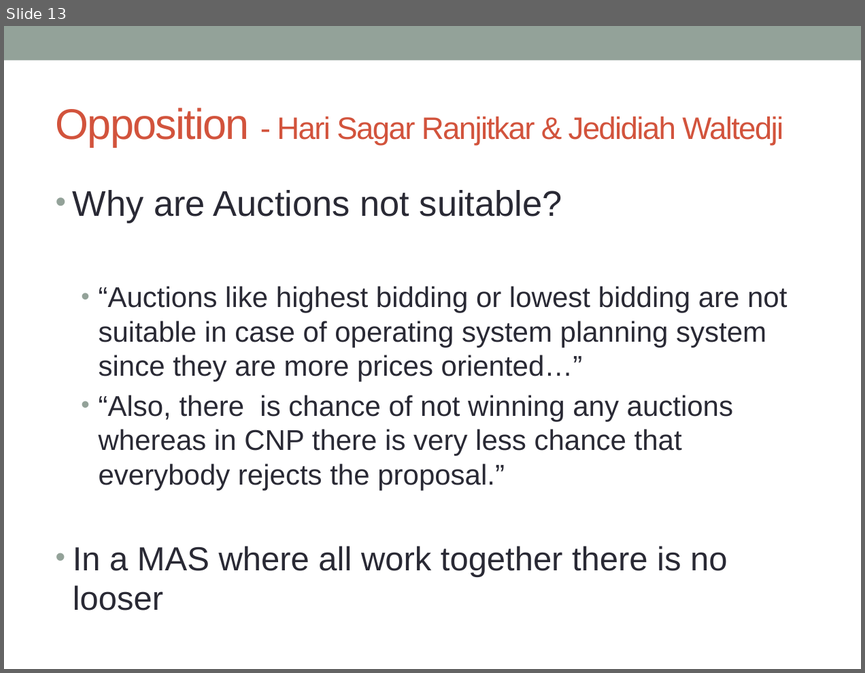
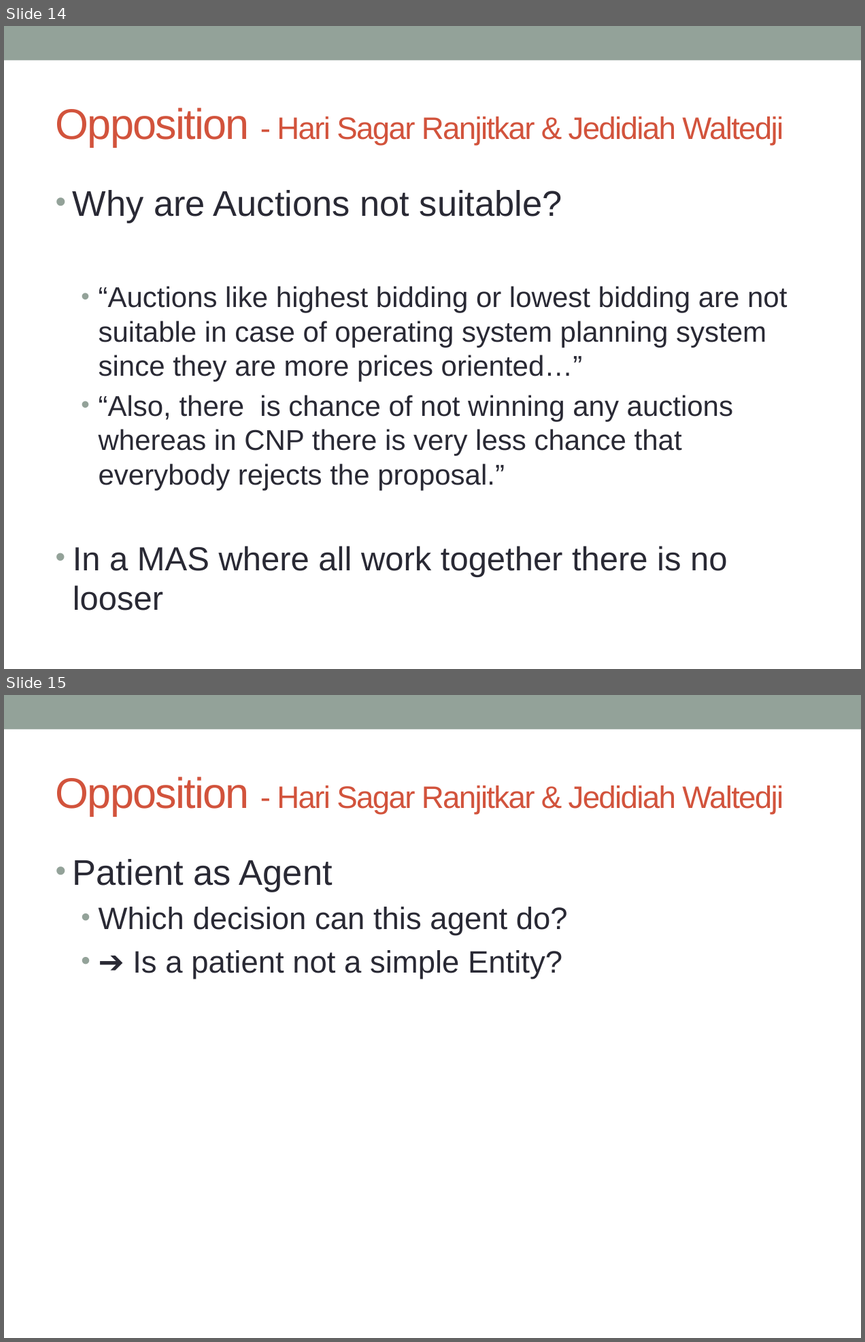
Before and after one commit to IsNull/Tacy, a slide deck: documentation/OperationRoom/presentation/ORP_neher_buettiker.pptx. Shown one above the other, each under a label of ours: slide 13 before the commit, slides 14 and 15 after it. The pictures are 865x673 and 865x1342 pixels, drawn with LibreOffice and Linux fonts; fonts in the diff are those of the drawing. Boxes give left, top, right and bottom in pixels: in the first picture for what was removed or moved away, otherwise in the second. Text is boxed around its words. In the diff, an @@ line names an element or a change of style, - is before the commit and + after.

```diff
--- a/documentation/OperationRoom/presentation/ORP_neher_buettiker.pptx
+++ b/documentation/OperationRoom/presentation/ORP_neher_buettiker.pptx
@@ slide 15 added at [4, 695, 861, 1338], background #FFFFFF; not listed: 1 template element that a slide beside it also shows @@
@@ title added at [56, 777, 783, 816], 26.1 pt, text #D2533C @@
+Opposition - Hari Sagar Ranjitkar & Jedidiah Waltedji
@@ text added at [73, 859, 568, 979], 26 pt, text #292934 @@
+• Patient as Agent
+  • Which decision can this agent do?
+  • ➔ Is a patient not a simple Entity?
@@ what was slide 13 is now slide 14 @@
```
Also in this commit, not shown: 1 other slide added, 3 other files.
